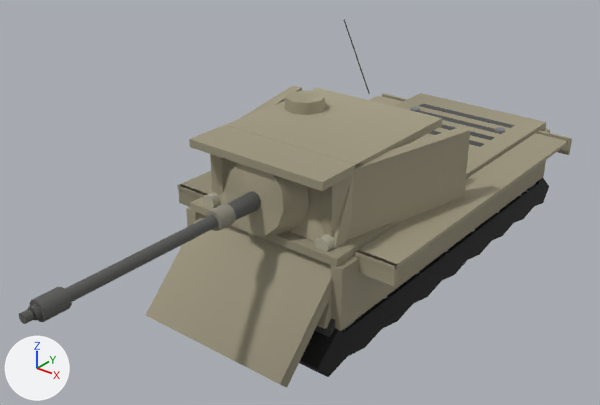
The glTF model client/assets/models/enemy-td.glb as it was, and as the next commit left it.
Camera for both pictures: a 50 mm camera at (6.72, -10.7, 7.08) aimed at (-0.25, -1.99, 1.68). Every picture has the same lights, and +X, +Y and +Z are marked at lower left. The older version comes first. Where no turn or scale is listed for an object, it has been applied to the vertices. Vertices at exactly the same position are counted once.

The scene before the commit, as lines of its bpy script (objects in view):
```python
me_mesh_16 = bpy.data.meshes.new('Mesh_16')
me_mesh_16.from_pydata(...)  # 164 vertices, 304 faces; spans x -1.38..1.38, y -3.65..3.65, z 0.1..1.11
me_mesh_16.materials.append(mat_tracks_mat)
me_mesh_18 = bpy.data.meshes.new('Mesh_18')
me_mesh_18.from_pydata(...)  # 8 vertices, 12 faces; spans x -1.25..1.25, y -4.27..-2.83, z 0.31..1.76
me_mesh_18.materials.append(mat_glacis_mat)
# before: 0 (1.25, -2.97, 1.76), 1 (1.25, -4.27, 0.45) at pixel (279, 384), 2 (1.25, -2.83, 1.62), 3 (1.25, -4.13, 0.31) at pixel (287, 387), 4 (-1.25, -2.83, 1.62)
# before: 5 (-1.25, -4.13, 0.31) at pixel (153, 319), 6 (-1.25, -2.97, 1.76), 7 (-1.25, -4.27, 0.45) at pixel (145, 315)
me_mesh_21 = bpy.data.meshes.new('Mesh_21')
me_mesh_21.from_pydata(...)  # 76 vertices, 124 faces; spans x -1.32..1.32, y -3.2..3.2, z 1.69..1.85
me_mesh_21.materials.append(mat_hulltop_mat)
# before: 0 (1.32, -3.2, 1.81) at pixel (336, 258), 1 (1.32, -3.2, 1.69) at pixel (336, 267), 6 (-1.32, -3.2, 1.81) at pixel (190, 202), 7 (-1.32, -3.2, 1.69) at pixel (190, 209)
me_mesh_24 = bpy.data.meshes.new('Mesh_24')
me_mesh_24.from_pydata(...)  # a box spanning x -1.15..1.15, y -3.3..-0.4, z 2.75..2.87; an 8-sided cut cone along z (radius 0.32 at the low end, 0.3 at the high end) spanning x -1.02..-0.38, y -1.62..-0.98, z 2.81..3.05
me_mesh_24.materials.append(mat_turretroof_mat)
ob_glacis = bpy.data.objects.new('glacis', me_mesh_18)
ob_glacis.location = (0.0, 0.0, 0.0)
ob_hulltop = bpy.data.objects.new('hullTop', me_mesh_21)
ob_hulltop.location = (0.0, 0.0, 0.0)
ob_tracks = bpy.data.objects.new('tracks', me_mesh_16)
ob_tracks.location = (0.0, 0.0, 0.0)
ob_turretroof = bpy.data.objects.new('turretRoof', me_mesh_24)
ob_turretroof.location = (0.0, 0.0, 0.0)
# also in view: 'turretSide' at (0.0, -1.14, 2.76); 'barrel' at (0.0, -5.07, 2.27); 'mantlet' at (0.0, -2.87, 2.26); 'hullSide' at (0.0, 0.0, 1.37)
```
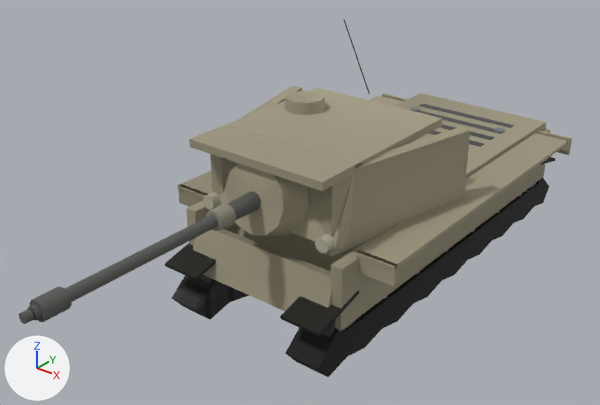
Boxes (x1, y1, x2, y2) around the edits, measured in the pictures (600 x 405 px):
'glacis', reshaped: before (146, 214, 332, 387); after (229, 222, 364, 272)
'tracks', reshaped: before (299, 178, 549, 377); after (165, 157, 556, 377)
'hullTop', reshaped: before (190, 93, 546, 267); after (394, 93, 546, 179)
part 1 of me_mesh_16, added: after (165, 157, 556, 337)
'lowerPlate', unchanged, uncovered by the edit: before (317, 292, 332, 329); after (193, 229, 332, 311)

Patch to the scene script:
```diff
--- a/client/assets/models/enemy-td.glb.py
+++ b/client/assets/models/enemy-td.glb.py
@@ me_mesh_16 @@
 # used by ob_tracks; location = (0.0, 0.0, 0.0)
-me_mesh_16.from_pydata(...)  # 164 vertices, 304 faces; spans x -1.38..1.38, y -3.65..3.65, z 0.1..1.11
+me_mesh_16.from_pydata(...)  # 196 vertices, 352 faces; spans x -1.42..1.42, y -3.69..3.65, z 0.1..1.2
+# me_mesh_16 part 1
+# 16 vertices are added at x -1.42..0.78, y -3.69..3.65, z 0.92..1.2
+# 16 new vertices lie (0.64, 0.0, 0.0) away from vertices in x -1.42..0.78, y -3.69..3.65, z 0.92..1.2
+# 48 new faces join them
 me_mesh_16.materials.append(mat_tracks_mat)
@@ me_mesh_18 @@
 # used by ob_glacis; location = (0.0, 0.0, 0.0)
-me_mesh_18.from_pydata(...)  # 8 vertices, 12 faces; spans x -1.25..1.25, y -4.27..-2.83, z 0.31..1.76
+me_mesh_18.from_pydata(...)  # 8 vertices, 12 faces; spans x -1.25..1.25, y -2.97..-1.7, z 0.48..1.76
+# me_mesh_18 part 2
+for i in [0, 2, 4, 6]: me_mesh_18.vertices[i].co += Vector((0.0, 1.12, 0.0))
+for i in [1, 3, 5, 7]: me_mesh_18.vertices[i].co += Vector((0.0, 1.3, 0.17))
 me_mesh_18.materials.append(mat_glacis_mat)
@@ me_mesh_21 @@
 # used by ob_hulltop; location = (0.0, 0.0, 0.0)
-me_mesh_21.from_pydata(...)  # 76 vertices, 124 faces; spans x -1.32..1.32, y -3.2..3.2, z 1.69..1.85
+me_mesh_21.from_pydata(...)  # 76 vertices, 124 faces; spans x -1.32..1.32, y -1.61..3.2, z 1.69..1.85
+# me_mesh_21 part 3
+for i in [0, 1, 6, 7]: me_mesh_21.vertices[i].co += Vector((0.0, 1.59, 0.0))
 me_mesh_21.materials.append(mat_hulltop_mat)
```
